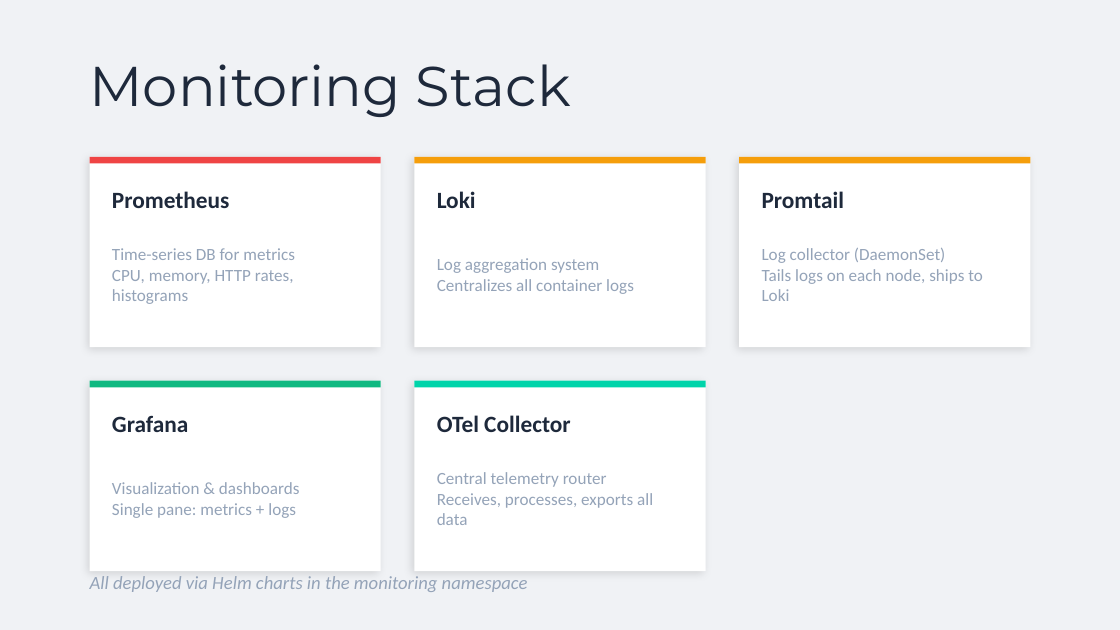
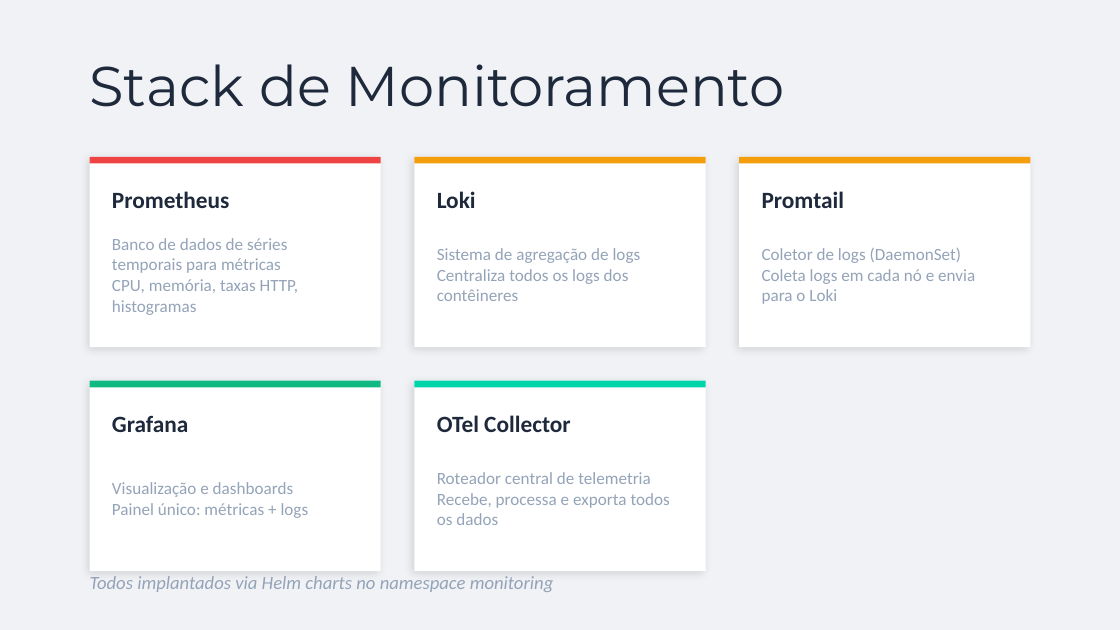
Before and after one commit to rivachef/TC4-ToggleMaster, a slide deck: slide 4 of docs/ToggleMaster-Phase4-Presentation.pptx. Drawn at 1120x630 pixels with LibreOffice and Linux fonts; fonts in the diff are those of the drawing. Boxes give left, top, right and bottom in pixels: in the first picture for what was removed or moved away, otherwise in the second. Text is boxed around its words. In the diff, an @@ line names an element or a change of style, - is before the commit and + after.

```diff
--- a/docs/ToggleMaster-Phase4-Presentation.pptx
+++ b/docs/ToggleMaster-Phase4-Presentation.pptx
@@ text at [90, 64, 785, 107]: text changed @@
-Monitoring Stack
+Stack de Monitoramento
@@ text at [112, 238, 299, 315]: text changed @@
-Time-series DB for metrics
-CPU, memory, HTTP rates, histograms
+Banco de dados de séries temporais para métricas
+CPU, memória, taxas HTTP, histogramas
@@ text at [437, 248, 641, 301]: text changed @@
-Log aggregation system
-Centralizes all container logs
+Sistema de agregação de logs
+Centraliza todos os logs dos contêineres
@@ text at [762, 248, 975, 304]: text changed @@
-Log collector (DaemonSet)
-Tails logs on each node, ships to Loki
+Coletor de logs (DaemonSet)
+Coleta logs em cada nó e envia para o Loki
@@ text at [437, 472, 670, 525]: text changed @@
-Central telemetry router
-Receives, processes, exports all data
+Roteador central de telemetria
+Recebe, processa e exporta todos os dados
@@ text at [112, 482, 309, 518]: text changed @@
-Visualization & dashboards
-Single pane: metrics + logs
+Visualização e dashboards
+Painel único: métricas + logs
@@ text at [90, 576, 554, 592]: text changed @@
-All deployed via Helm charts in the monitoring namespace
+Todos implantados via Helm charts no namespace monitoring
```
Also in this commit, not shown: 12 other slides changed, 1 other file.
